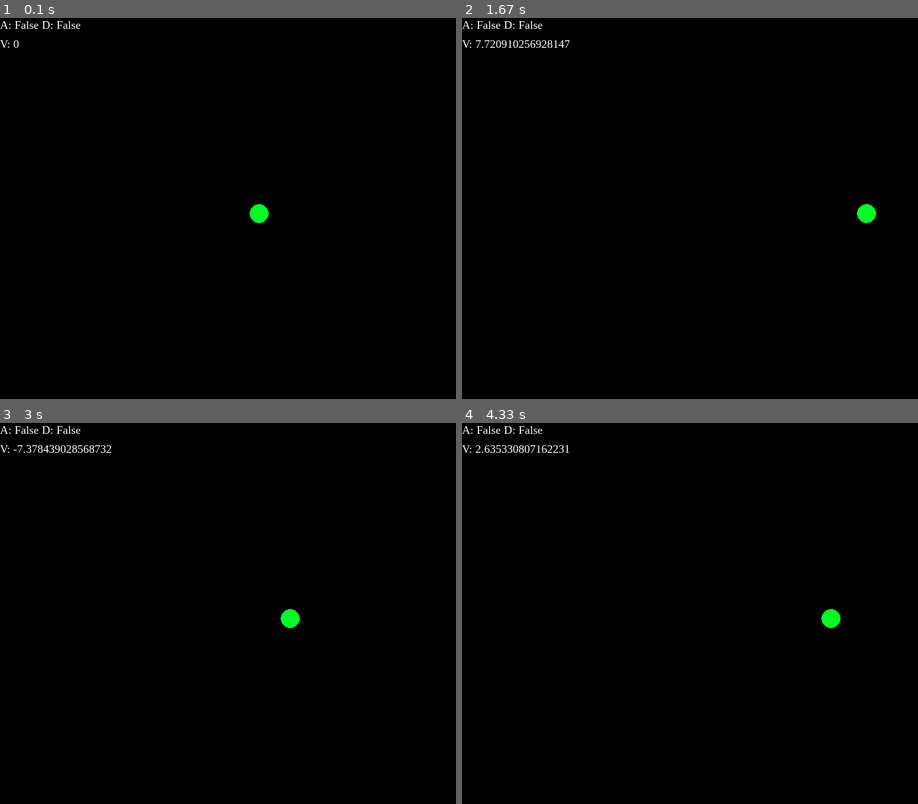
Above: before the commit, frames 1-4 (two rows, left to right).
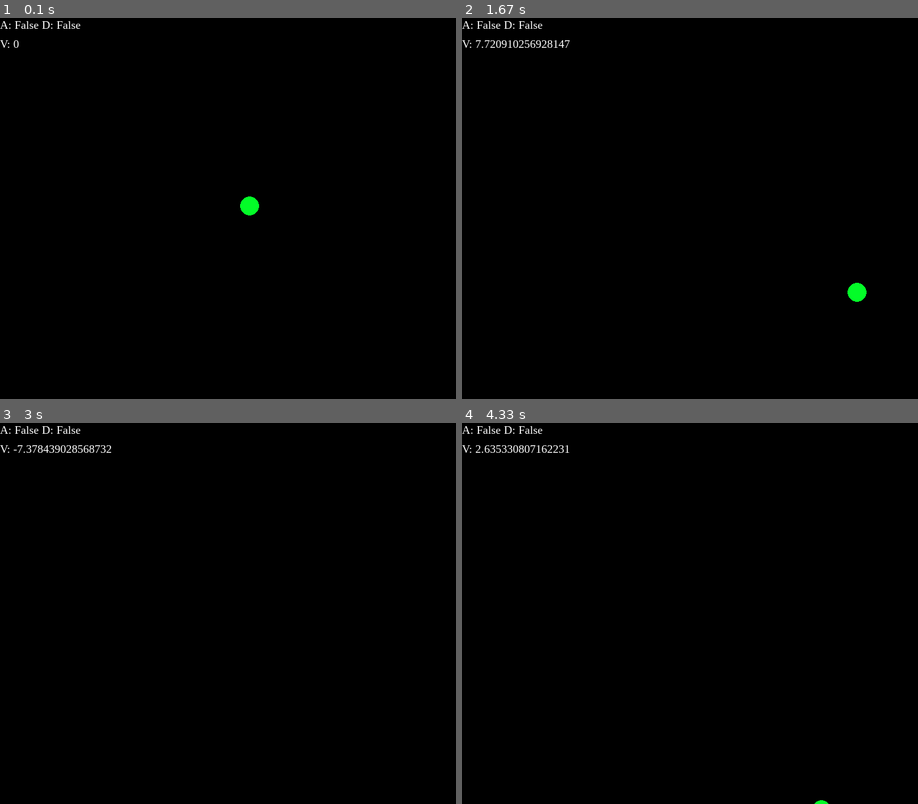
Above: after the commit, the same moments.

Repository: kamilxkruk/PyGamePlatformer
Game: pygame game, started from main.py
Same seed, same stepped clock (60 frames per second), same inputs: the game is played once before the commit and once after it.
Inputs:
- Up to frame 1 (0.1 s): no input
- Up to frame 2 (1.67 s): hold D 0.33-0.8 s; hold W 0.83-1.13 s; hold D 1.17-1.63 s
- Up to frame 3 (3 s): hold A 1.67-2.2 s; hold S 2.23-2.53 s; hold A 2.57-2.97 s
- Up to frame 4 (4.33 s): hold W 3-3.37 s; hold D 3.4-4.03 s; hold S from 4.07 s (still down)

The runs differ from the first frame. In frame 1, 0.2% of the frame differs, in the area x 52-59%, y 46-54%; in frame 2, 0.3%, in the area x 84-91%, y 48-75%; in frame 3, 0.2%; in frame 4, 0.2%.

Commit message:
Final physics

Diff:
--- a/player.py
+++ b/player.py
@@ -26,14 +26,25 @@
     def move(self, keys):
         self.infoLabel = self.myFont.render('A: '+str(keys[pygame.K_a])+' D: '+str(keys[pygame.K_d]) ,1,WHITE)
         self.acc_x = 0
+        if self.rectangle.bottom < SCREEN_HEIGHT:
+            self.acc_y = GRAVITY
+        else:
+            self.velocity_Y = 0
+            self.acc_y = 0
 
         if keys[pygame.K_d]:
             self.acc_x = 1.5
         elif keys[pygame.K_a]:
             self.acc_x = -1.5
 
+        if keys[pygame.K_w]:
+            self.acc_y = -3.5
+        elif keys[pygame.K_s]:
+            self.acc_y = 3.5
+
 
         self.velocity_X += self.acc_x
+        self.velocity_Y += self.acc_y
 
         if abs(self.velocity_X) > 0.5:
             if self.velocity_X > 0:
@@ -43,10 +54,18 @@
 
             self.rectangle.x += self.velocity_X
 
+        if abs(self.velocity_Y) > 0.5:
+            if self.velocity_Y > 0:
+                self.velocity_Y -= self.velocity_Y * FRICTION
+            elif self.velocity_Y < 0:
+                self.velocity_Y += abs(self.velocity_Y) * FRICTION
+
+            self.rectangle.y += self.velocity_Y
+
         self.velocityLabel = self.myFont.render('V: '+str(self.velocity_X),1,WHITE)
 
 
     def display(self, display: pygame.Surface):
         display.blit(self.infoLabel,self.infoLabelRect)
         display.blit(self.velocityLabel,self.velocityLabelRect)
-        pygame.draw.circle(display,(3,252,40),(self.rectangle.x+15,self.rectangle.y+15),15)
+        pygame.draw.circle(display,(3,252,40),(self.rectangle.x,self.rectangle.y),15)
